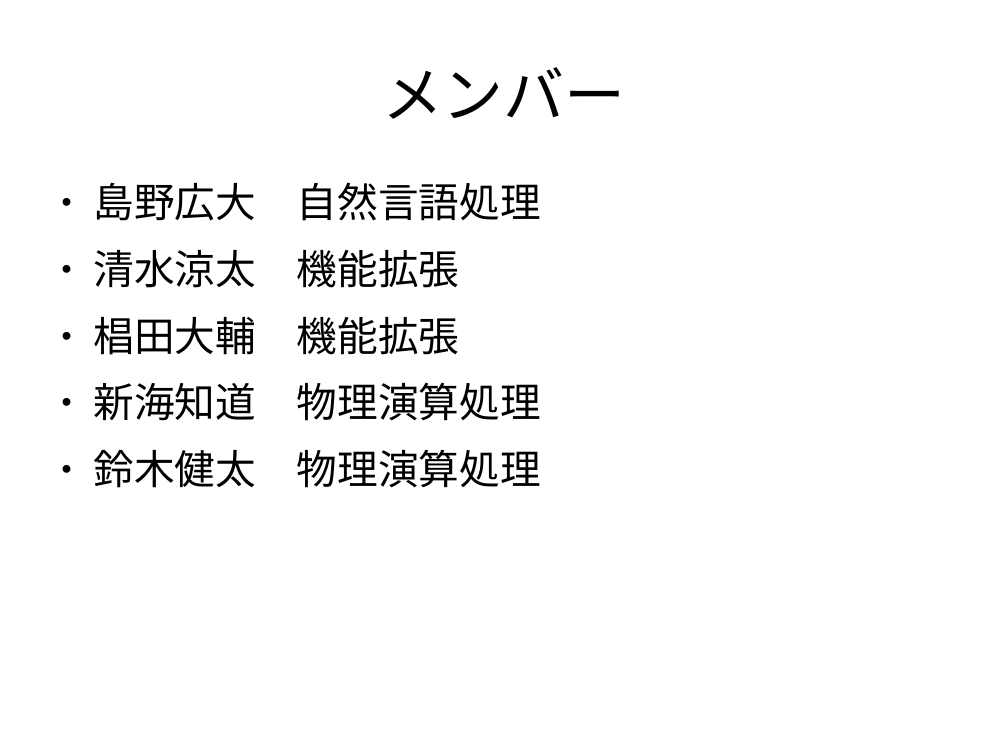
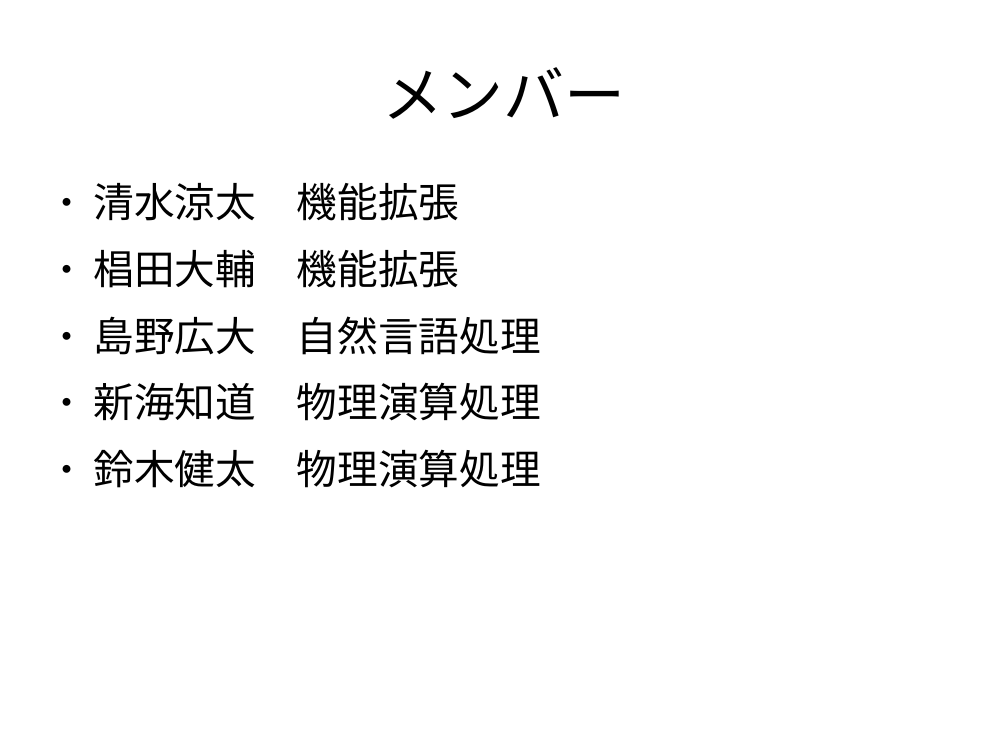
Before and after one commit to pamyupamyu/rep8, a slide deck: slide 3 of グループ1 発表スライド.odp. Drawn at 1008x756 pixels with LibreOffice and Linux fonts; fonts in the diff are those of the drawing; background and template pictures are left out. Boxes give left, top, right and bottom in pixels: in the first picture for what was removed or moved away, otherwise in the second. Text is boxed around its words. In the diff, an @@ line names an element or a change of style, - is before the commit and + after.

```diff
--- a/グループ1 発表スライド.odp
+++ b/グループ1 発表スライド.odp
@@ text at box(94, 182, 541, 221): paragraph removed @@
-● 島野広大 自然言語処理
@@ text at box(94, 316, 541, 355): paragraph added @@
+● 島野広大 自然言語処理
```
Also in this commit, not shown: 1 other slide changed, 1 slide added, 1 slide removed.
